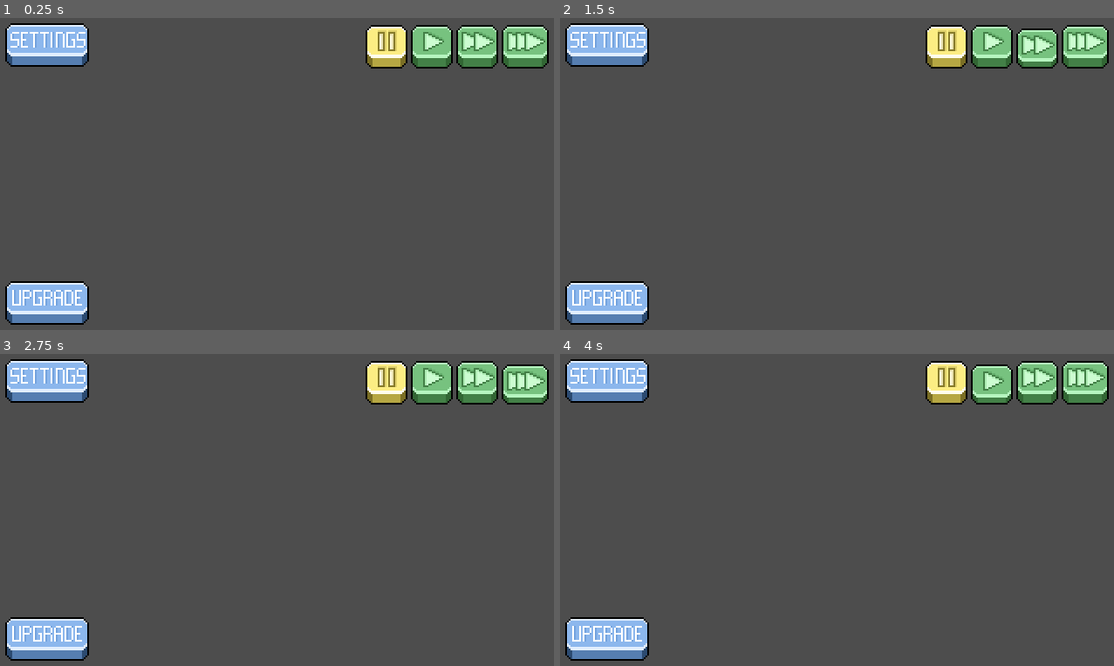
Above: before the commit, frames 1-4 (two rows, left to right).
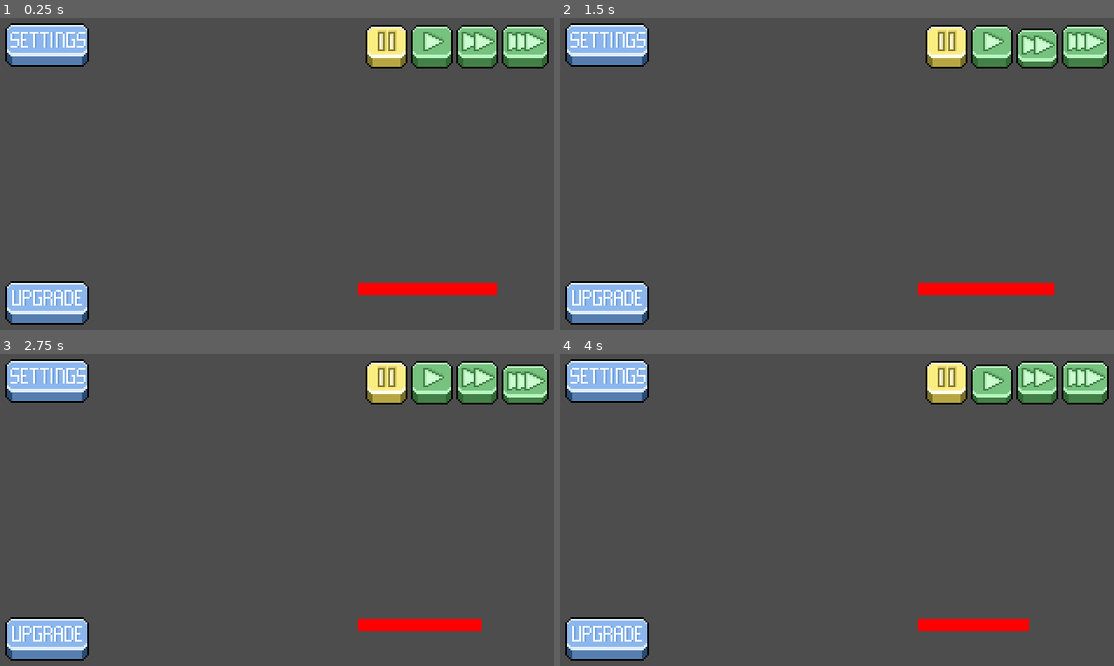
Above: after the commit, the same moments.

Repository: AmandaSeier/Cancer
Game: Godot game, scene res://scripts/Main_Scene.tscn
The game is run twice, just before and just after one commit, with the same random seed, the same clock (stepped at 60 frames per second) and the same inputs.
Inputs (mouse positions are in pixels of both pictures, inside the frame that each line leads up to):
- Up to frame 1 (0.25 s): no input
- Up to frame 2 (1.5 s): click (992, 46) at 0.5 s; click (1036, 46) at 1.25 s
- Up to frame 3 (2.75 s): click (526, 382) at 2 s
- Up to frame 4 (4 s): click (609, 637) at 2.75 s; click (992, 382) at 3.5 s

The runs differ from the first frame. In frame 1, 1.0% of the frame differs, in the area x 64-90%, y 84-89%; in frame 2, 1.0%; in frame 3, 0.9%; in frame 4, 0.8%.

Commit message:
working healthbar that decreases every day

Diff:
--- /dev/null
+++ b/scripts/Healthbar.gd
@@ -0,0 +1,20 @@
+extends Sprite2D
+
+var _health: int = 100
+var _posX: int = 228
+var _posY: int = 162
+
+# Called when the node enters the scene tree for the first time.
+func _ready():
+	StateMachine.OnNextDay.connect(_calcHealth)
+
+
+# Called every frame. 'delta' is the elapsed time since the previous frame.
+func _process(delta):
+	pass
+
+
+func _calcHealth():
+	_health -= 1
+	print("Health: ", _health)
+	scale.x = _health * 0.005
--- a/scripts/Main_Scene.tscn
+++ b/scripts/Main_Scene.tscn
@@ -14,6 +14,8 @@
 [ext_resource type="Texture2D" uid="uid://djmb8itju1e5h" path="res://sprites/1x button-2.png (14).png" id="12_i8lwu"]
 [ext_resource type="Texture2D" uid="uid://75nymfb6u8l4" path="res://sprites/1x button-1.png (21).png" id="13_danpb"]
 [ext_resource type="Texture2D" uid="uid://bxp41tpktk8b1" path="res://sprites/1x button-2.png (19).png" id="14_0ahnw"]
+[ext_resource type="Texture2D" uid="uid://degf1fg7eq6hk" path="res://sprites/Health.png" id="16_4gpcf"]
+[ext_resource type="Script" path="res://scripts/Healthbar.gd" id="17_p0cqq"]
 
 [sub_resource type="FontFile" id="FontFile_shofe"]
 cache/0/16/0/ascent = 0.0
@@ -1724,8 +1726,6 @@
 texture_pressed = ExtResource("12_i8lwu")
 stretch_mode = 3
 
-[node name="Node2D" type="Node2D" parent="."]
-
 [node name="TextureButton" type="TextureButton" parent="."]
 offset_left = 4.0
 offset_top = 153.0
@@ -1734,6 +1734,18 @@
 texture_normal = ExtResource("13_danpb")
 texture_pressed = ExtResource("14_0ahnw")
 
+[node name="Node2D" type="Node2D" parent="."]
+
+[node name="Health" type="Node2D" parent="."]
+
+[node name="Healthbar" type="Sprite2D" parent="Health"]
+position = Vector2(206, 154)
+scale = Vector2(0.499197, 0.0437501)
+texture = ExtResource("16_4gpcf")
+centered = false
+offset = Vector2(-80, 0)
+script = ExtResource("17_p0cqq")
+
 [connection signal="pressed" from="UI Handler/SpeedUp15" to="UI Handler" method="ChangeDaySpeed" binds= [15.0]]
 [connection signal="pressed" from="UI Handler/1x button" to="UI Handler" method="ChangeDaySpeed" binds= [1.0]]
 [connection signal="pressed" from="UI Handler/5x button" to="UI Handler" method="ChangeDaySpeed" binds= [5.0]]
Not shown: 1 places in scripts/Main_Scene.tscn that only renumber resources
Binary file added: sprites/Health.png
Not shown, added: sprites/Health.png.import
Not shown, changed: .DS_Store
